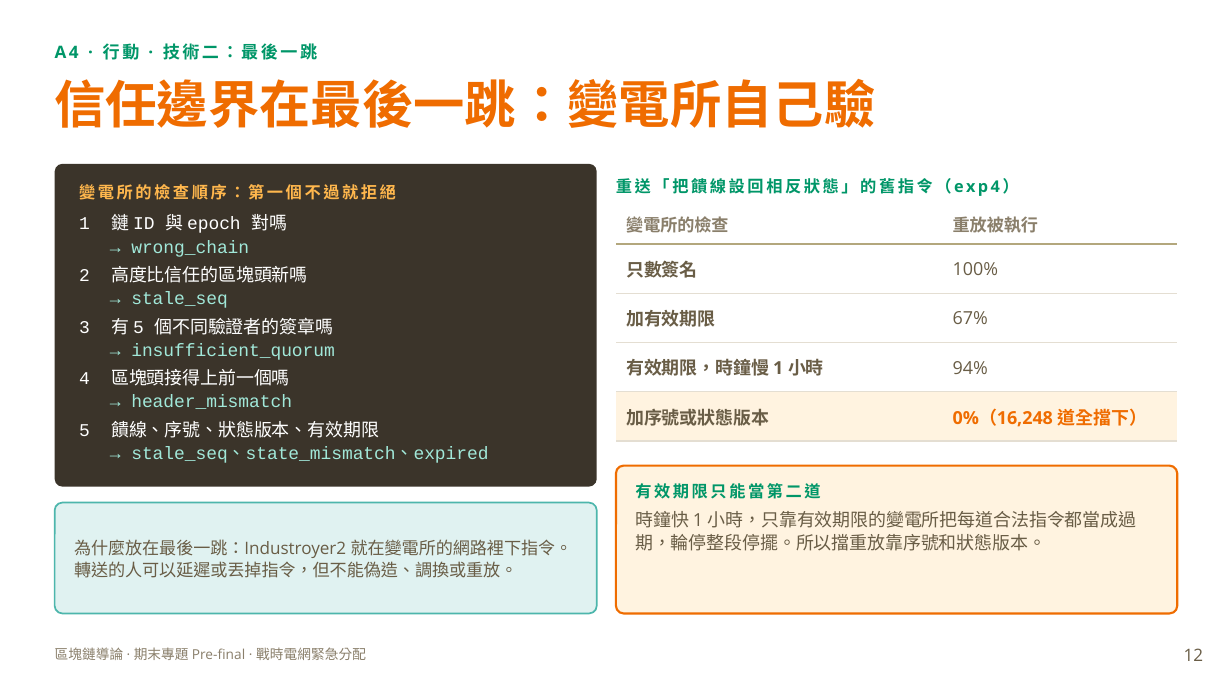
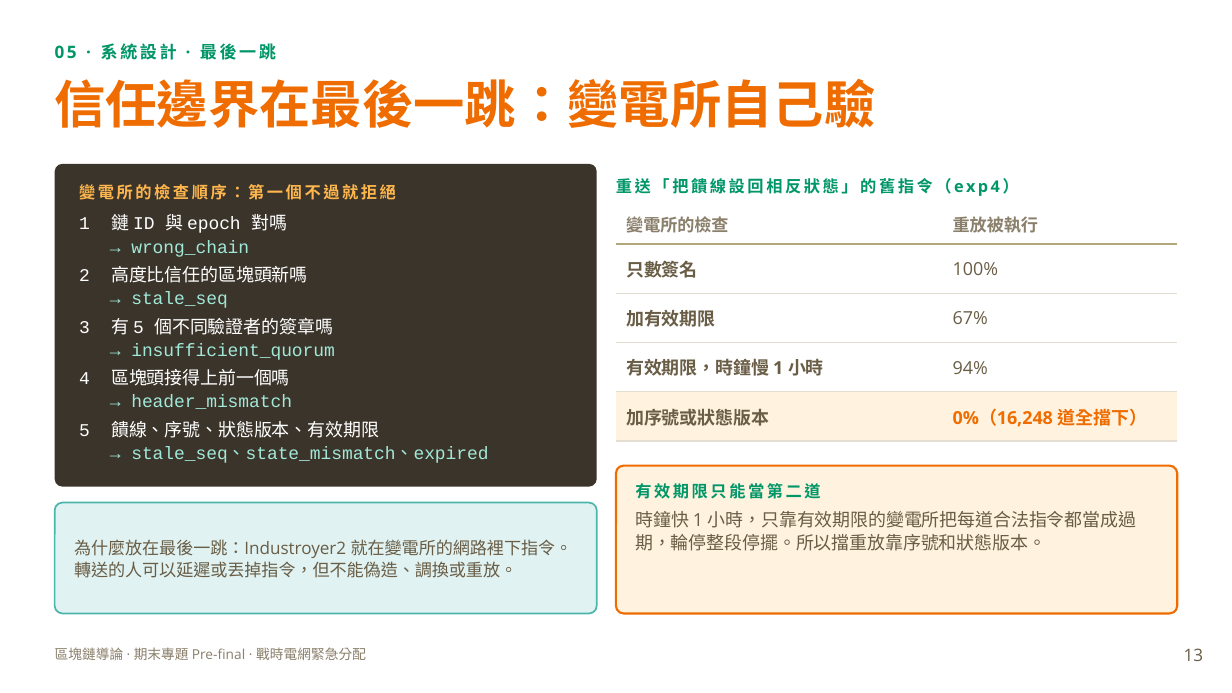
Before and after one commit to XXXaBg3619/grid-quorum, a slide deck: slide 13 of 期末前報告_戰時電網緊急分配.pptx (slide 12 before the commit). Drawn at 1232x693 pixels with LibreOffice and Linux fonts; fonts in the diff are those of the drawing. Boxes give left, top, right and bottom in pixels: in the first picture for what was removed or moved away, otherwise in the second. Text is boxed around its words. In the diff, an @@ line names an element or a change of style, - is before the commit and + after.

```diff
--- a/期末前報告_戰時電網緊急分配.pptx
+++ b/期末前報告_戰時電網緊急分配.pptx
@@ text at (55,43,276,60): text changed @@
-A4 · 行動 · 技術二：最後一跳
+05 · 系統設計 · 最後一跳
@@ page number at (1184,648,1203,661): text changed @@
-12
+13
```
Also in this commit, not shown: 15 other slides changed, 2 slides added, 1 slide removed.
